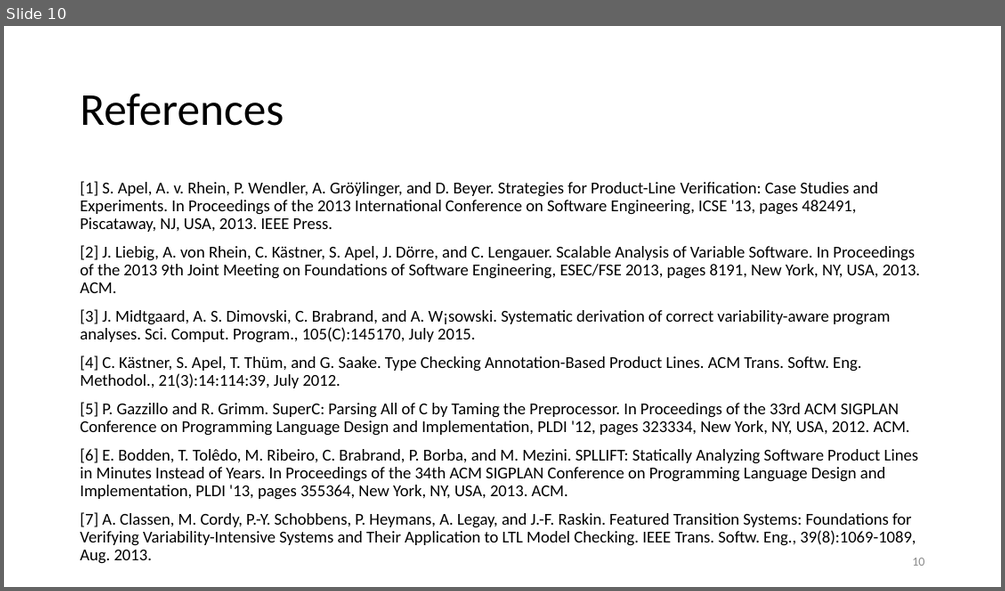
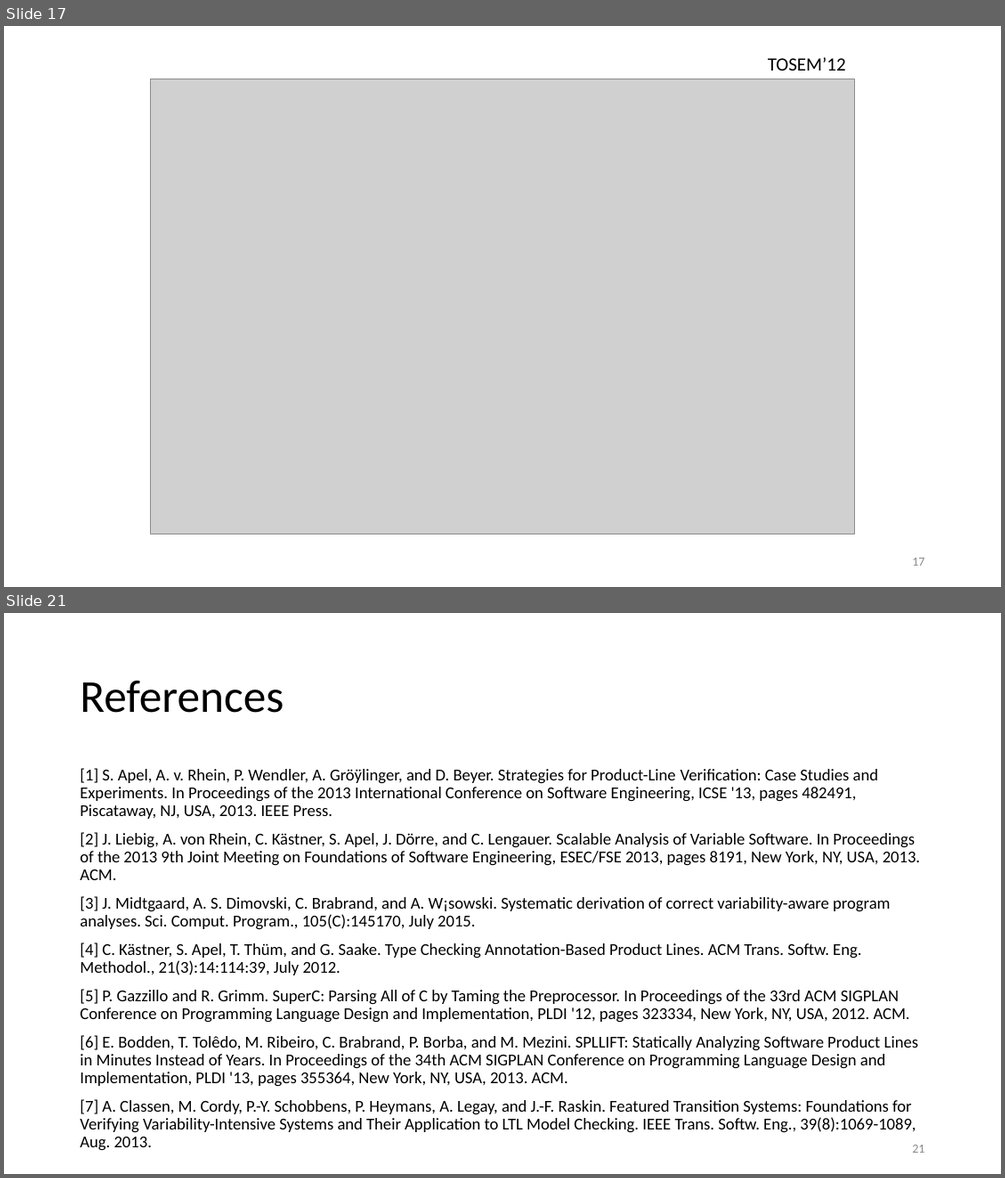
Before and after one commit to ramyshahin/ProductLineAnalysis, a slide deck: doc/quals/quals.pptx. Shown one above the other, each under a label of ours: slide 10 before the commit, slides 17 and 21 after it; the slides between them are not shown. The pictures are 1005x591 and 1005x1178 pixels, drawn with LibreOffice and Linux fonts; fonts in the diff are those of the drawing; grey boxes stand for pictures. Boxes give left, top, right and bottom in pixels: in the first picture for what was removed or moved away, otherwise in the second. Text is boxed around its words. In the diff, an @@ line names an element or a change of style, - is before the commit and + after.

```diff
--- a/doc/quals/quals.pptx
+++ b/doc/quals/quals.pptx
@@ slide 17 added at (4,26,1001,587), background #FFFFFF @@
@@ picture added at (151,79,854,534) @@
@@ text added at (768,57,846,70), 18 pt, text #000000 @@
+TOSEM’12
@@ page number added at (912,557,924,565), 12 pt, text #8C8C8C @@
+17
@@ what was slide 10 is now slide 21 @@
@@ page number at (912,1144,924,1152): text changed @@
-10
+21
```
Also in this commit, not shown: 9 slides changed, 10 other slides added.
